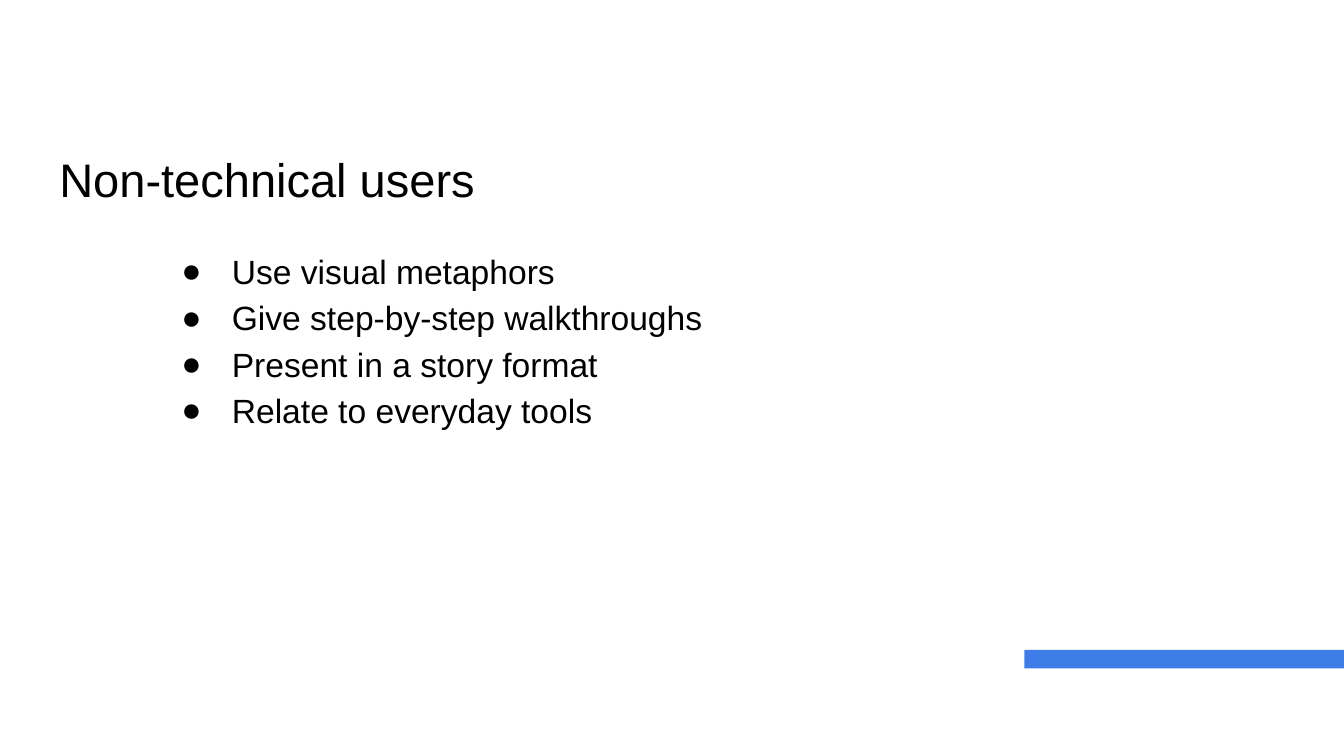
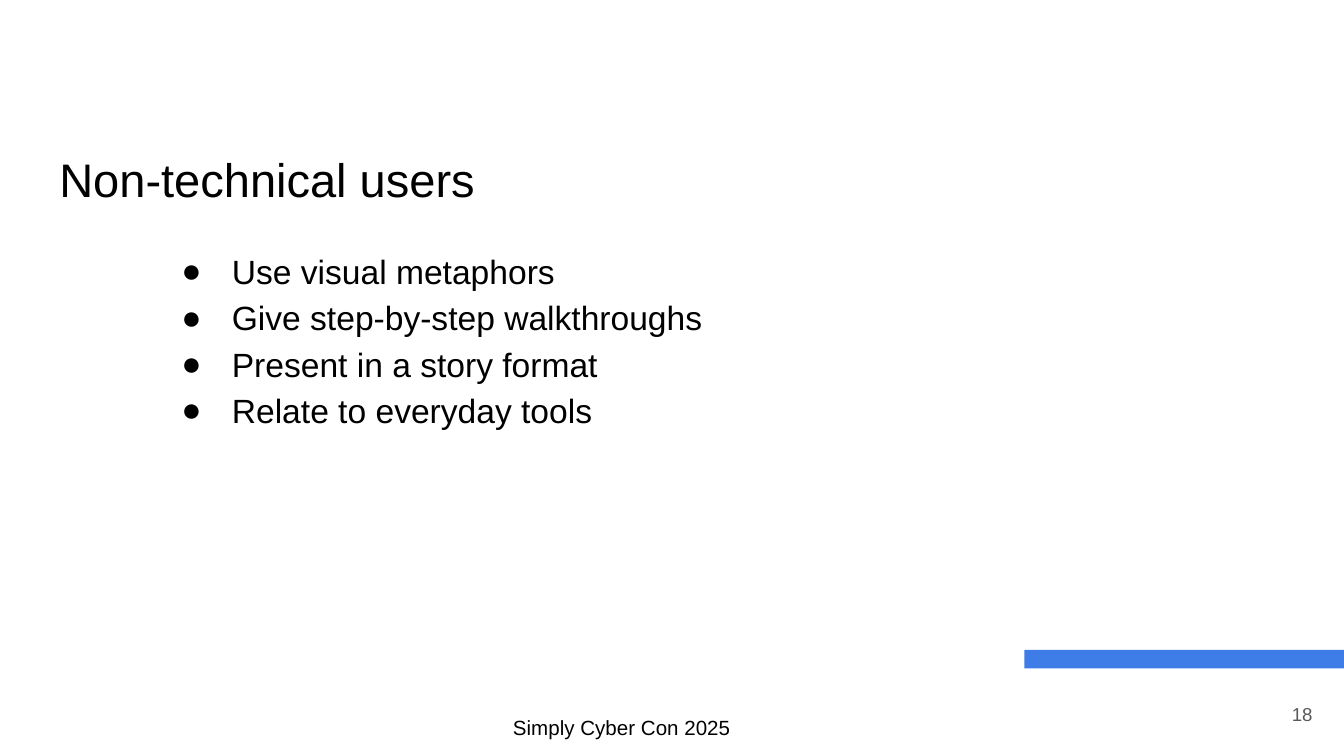
Before and after one commit to SamPlaysKeys/FromBurdenToSolution, a slide deck: slide 18 of Reframing Multifactor Authentication - Simply Cyber Con.pptx. Drawn at 1344x756 pixels with LibreOffice and Linux fonts; fonts in the diff are those of the drawing. Boxes give left, top, right and bottom in pixels: in the first picture for what was removed or moved away, otherwise in the second. Text is boxed around its words. In the diff, an @@ line names an element or a change of style, - is before the commit and + after.

```diff
--- a/Reframing Multifactor Authentication - Simply Cyber Con.pptx
+++ b/Reframing Multifactor Authentication - Simply Cyber Con.pptx
@@ page number added at bbox=[1292, 708, 1313, 721], 10 pt, text #595959 @@
+18
@@ text added at bbox=[513, 720, 730, 740], 11 pt, text #000000 @@
+Simply Cyber Con 2025
```
Also in this commit, not shown: 35 other slides changed, 5 slides added, 6 slides removed.
